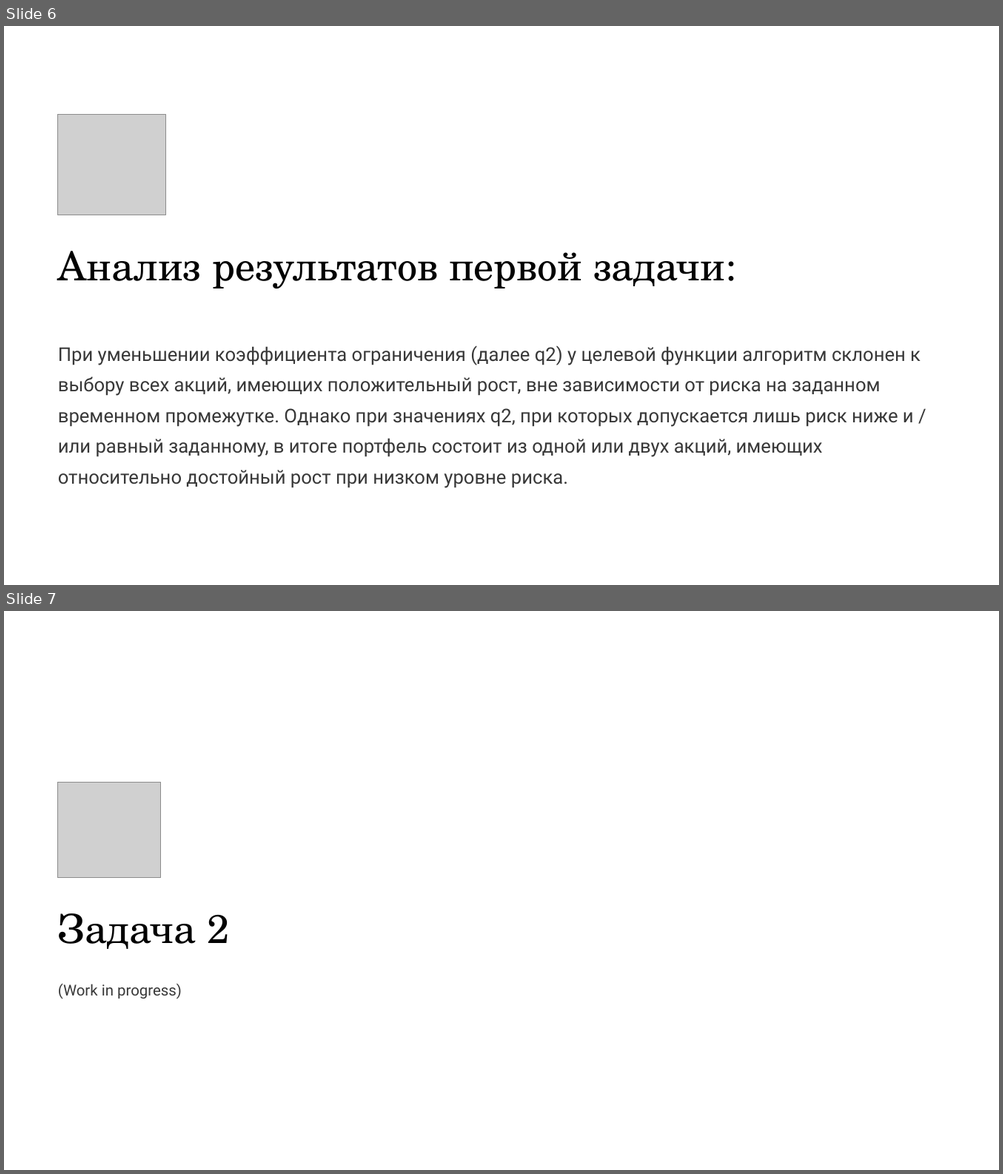
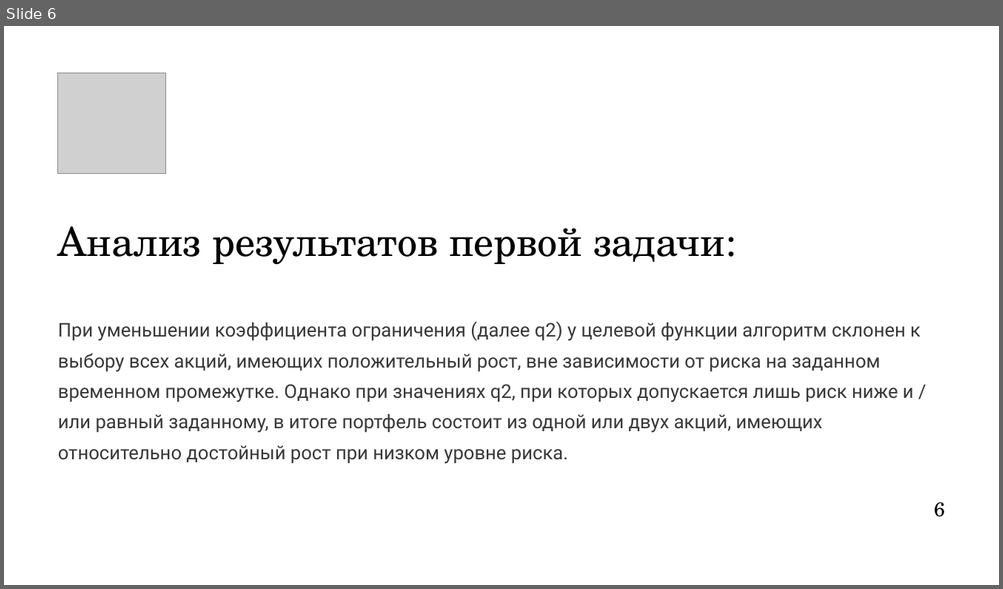
Before and after one commit to Quantum-Beavers/QuantHackaton_2024, a slide deck: 18 команда. Презентация.pptx. Shown one above the other, each under a label of ours: slides 6 and 7 before the commit, slide 6 after it. The pictures are 1003x1174 and 1003x589 pixels, drawn with LibreOffice and Linux fonts; fonts in the diff are those of the drawing; grey boxes stand for pictures; background and template pictures are left out. Boxes give left, top, right and bottom in pixels: in the first picture for what was removed or moved away, otherwise in the second. Text is boxed around its words. In the diff, an @@ line names an element or a change of style, - is before the commit and + after.

```diff
--- a/18 команда. Презентация.pptx
+++ b/18 команда. Презентация.pptx
@@ slide 7 removed at bbox=[4, 611, 999, 1170], background #FFFFFF; not listed: 1 template element that a slide beside it also shows @@
@@ picture removed at bbox=[58, 782, 161, 877] @@
@@ text removed at bbox=[58, 914, 230, 949] @@
-Задача 2
@@ text removed at bbox=[58, 984, 182, 999] @@
-(Work in progress)
@@ rectangle removed at bbox=[862, 1099, 999, 1170] @@
@@ slide 6 changed as well @@
@@ rectangle removed at bbox=[4, 26, 999, 585] @@
@@ picture: place and size @@
-picture at bbox=[58, 114, 166, 215]
+picture at bbox=[58, 73, 166, 173]
@@ text "Анализ результатов первой задачи:": place and size @@
-text "Анализ результатов первой задачи:" at bbox=[58, 251, 725, 289]
+text "Анализ результатов первой задачи:" at bbox=[58, 227, 725, 264]
@@ text "При уменьшении коэффициента ограничения (далее ...": place and size @@
-text "При уменьшении коэффициента ограничения (далее ..." at bbox=[58, 346, 920, 488]
+text "При уменьшении коэффициента ограничения (далее ..." at bbox=[58, 321, 920, 464]
@@ text added at bbox=[933, 503, 945, 517], 23 pt, text #020202 @@
+6
```
Also in this commit, not shown: 5 other slides changed, 5 slides added, 2 other slides removed.
